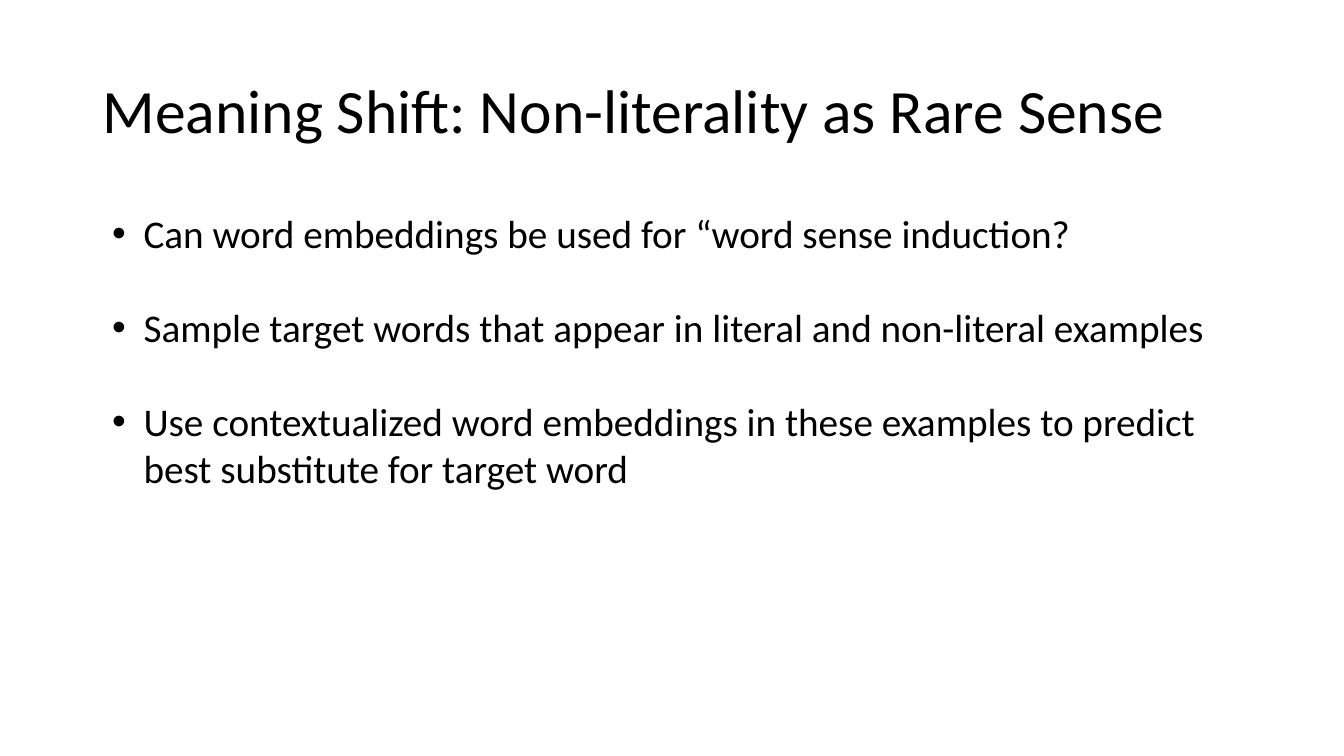
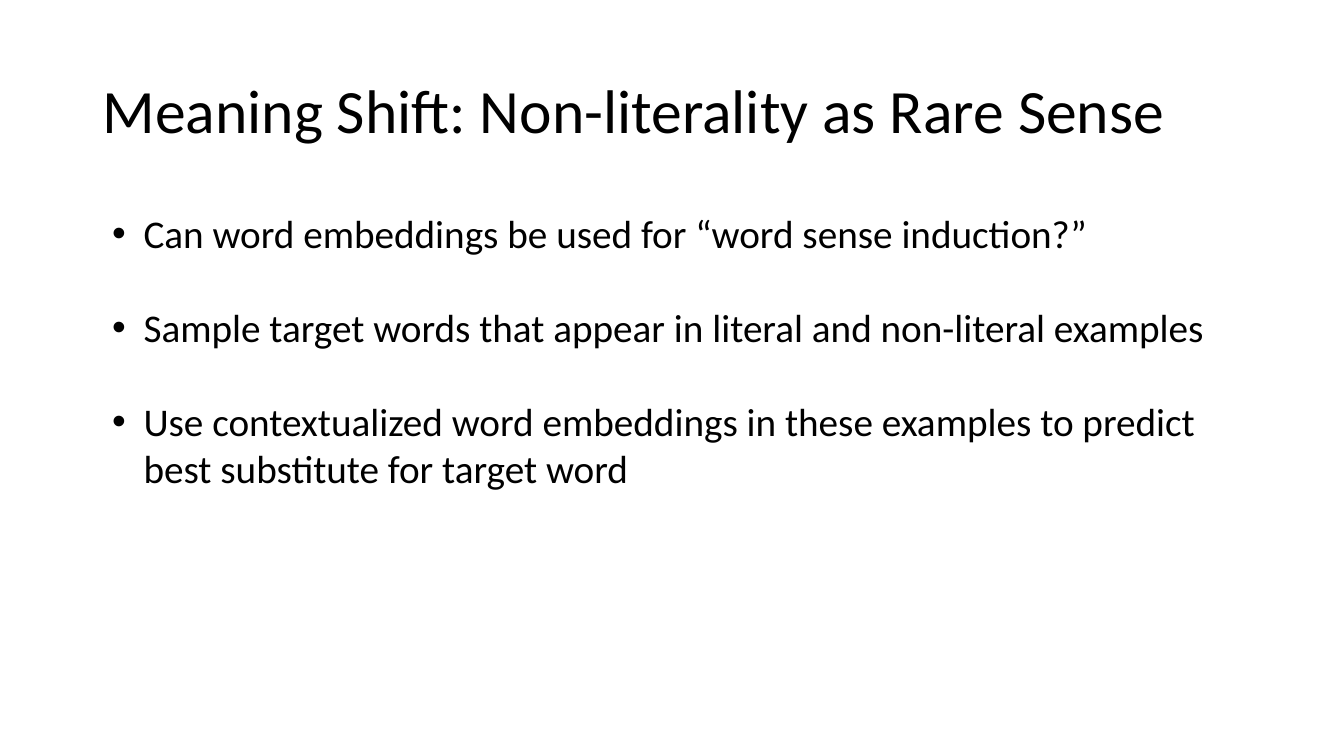
Before and after one commit to spacemanidol/AnalyzingNeuralLanguageModelsGroup1, a slide deck: slide 53 of PaperPresentation02202020.pptx. Drawn at 1344x756 pixels with LibreOffice and Linux fonts; fonts in the diff are those of the drawing. Boxes give left, top, right and bottom in pixels: in the first picture for what was removed or moved away, otherwise in the second. Text is boxed around its words. In the diff, an @@ line names an element or a change of style, - is before the commit and + after.

```diff
--- a/PaperPresentation02202020.pptx
+++ b/PaperPresentation02202020.pptx
@@ text at box(144, 220, 1087, 255): text changed @@
-• Can word embeddings be used for “word sense induction?
+• Can word embeddings be used for “word sense induction?”
```
Also in this commit, not shown: 3 other slides changed.
